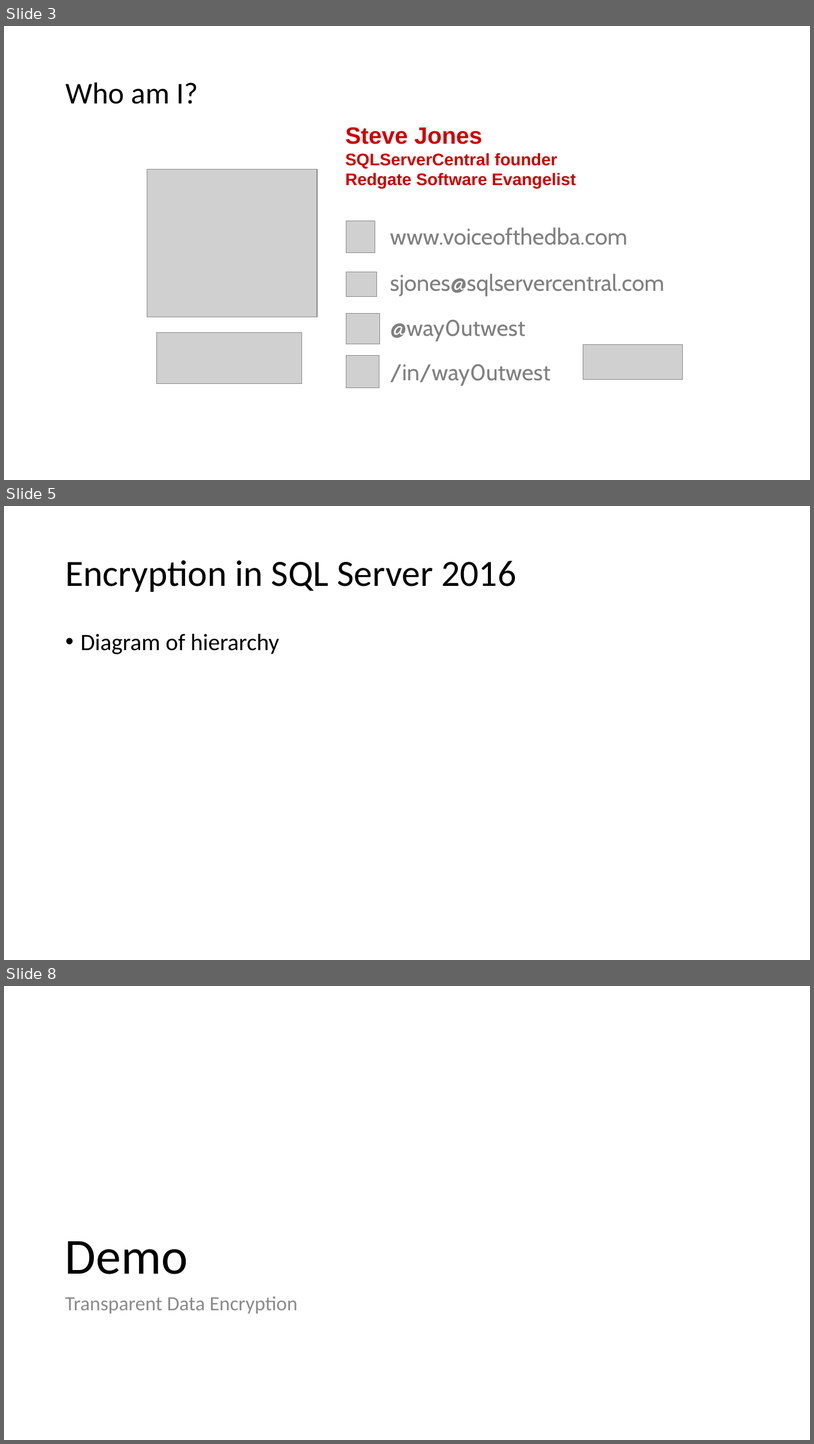
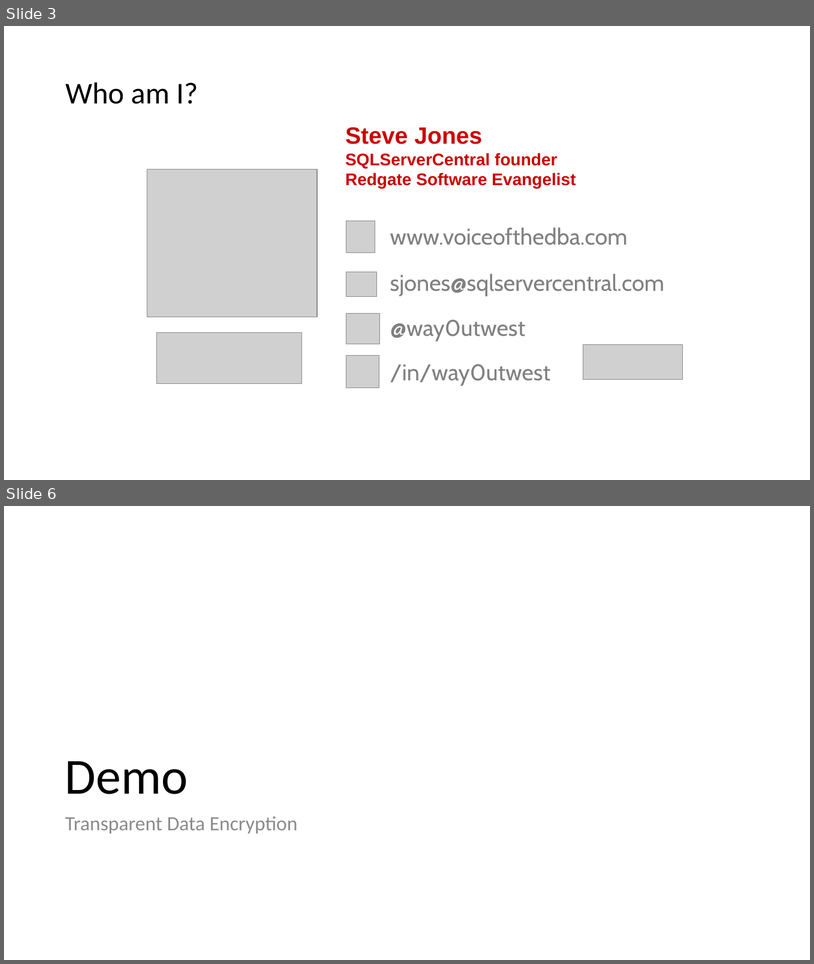
Before and after one commit to way0utwest/EndtoEndEncryptedSQL2016, a slide deck: Getting Started with Encryption in SQL 2016.pptx. Shown one above the other, each under a label of ours: slides 3, 5 and 8 before the commit, slides 3 and 6 after it; the slides between them are not shown. The pictures are 814x1444 and 814x964 pixels, drawn with LibreOffice and Linux fonts; fonts in the diff are those of the drawing; grey boxes stand for pictures. Boxes give left, top, right and bottom in pixels: in the first picture for what was removed or moved away, otherwise in the second. Text is boxed around its words. In the diff, an @@ line names an element or a change of style, - is before the commit and + after.

Commit message:
Updated PPT
Column encryption, TDE, RLS demo cleanup. AE image.

```diff
--- a/Getting Started with Encryption in SQL 2016.pptx
+++ b/Getting Started with Encryption in SQL 2016.pptx
@@ slide 5 removed at (4,506,810,960), background #FFFFFF @@
@@ title removed at (65,560,516,592) @@
-Encryption in SQL Server 2016
@@ text removed at (81,633,279,654) @@
-• Diagram of hierarchy
@@ what was slide 8 is now slide 6 @@
```
Also in this commit, not shown: 5 slides changed, 4 slides added, 4 other slides removed.
